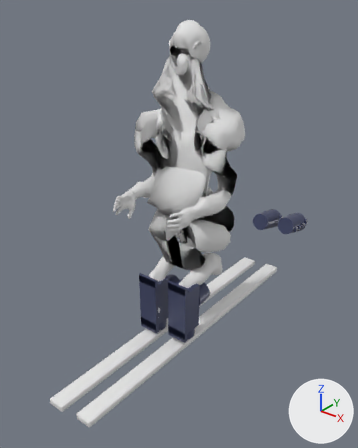
Renders of the glTF model assets/athlete_body.glb from each side of a commit.
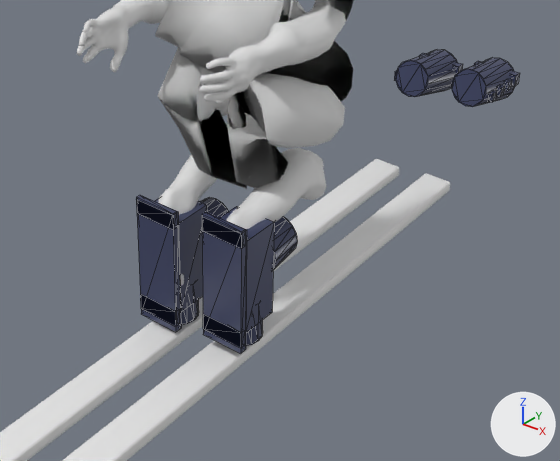
Each version is shown whole from a 50 mm camera at (1.29, -1.67, 0.58) aimed at (-0.05, 0.01, -0.45), then close up on the part from 22% to 91% of the width and 42% to 87% of the height. Every picture has the same lights, and +X, +Y and +Z are marked at lower right. The last two pictures show the newer version. The close-ups show mesh edges as thin lines. Vertices at exactly the same position are counted once.

In view in the first close-up: 'athleteBody', 'athleteBootL', 'athleteBootR', 'skiL', 'skiR'.
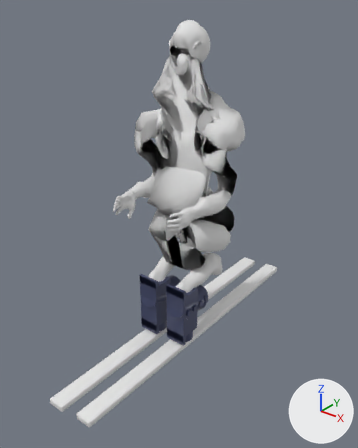
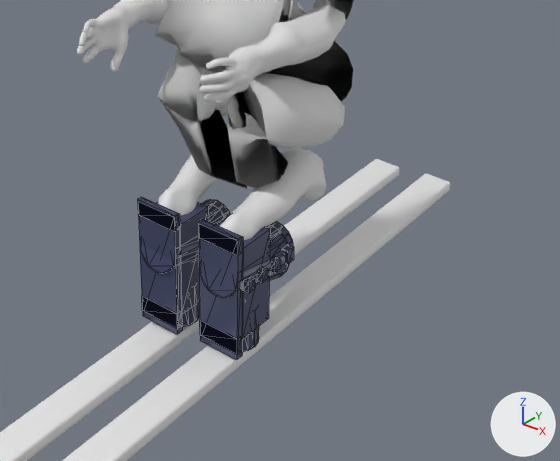
What differs and where, as boxes (x1, y1, x2, y2) in the close-ups (560 x 461 px; the box of a moved part takes in the faces that stretch with it):
```json
{"object": "athleteBootR", "change": "reshaped", "before": [202, 58, 519, 354], "after": [198, 218, 294, 360], "on screen": "69% narrower, 52% shorter"}
{"object": "athleteBootL", "change": "reshaped", "before": [136, 50, 463, 332], "after": [138, 197, 230, 334], "on screen": "72% narrower, 51% shorter"}
{"part": 1, "of": "me_athletebootl", "change": "moved or reshaped", "before": [396, 50, 458, 97], "after": [140, 213, 226, 273]}
{"part": 2, "of": "me_athletebootl", "change": "moved or reshaped", "before": [419, 53, 463, 74], "on screen": "not visible afterwards"}
{"part": 3, "of": "me_athletebootr", "change": "moved or reshaped", "before": [202, 217, 247, 354], "after": [198, 223, 243, 360]}
{"part": 4, "of": "me_athletebootr", "change": "moved or reshaped", "before": [203, 314, 245, 348], "after": [199, 320, 241, 354]}
{"part": 5, "of": "me_athletebootr", "change": "moved or reshaped", "before": [202, 212, 245, 248], "after": [198, 219, 242, 255]}
{"part": 6, "of": "me_athletebootr", "change": "moved or reshaped", "before": [220, 206, 274, 333], "after": [216, 218, 270, 339]}
{"part": 7, "of": "me_athletebootr", "change": "moved or reshaped", "before": [246, 320, 263, 346], "after": [242, 326, 259, 352]}
{"part": 8, "of": "me_athletebootr", "change": "moved or reshaped", "before": [273, 217, 298, 270], "after": [267, 221, 294, 246]}
{"part": 9, "of": "me_athletebootr", "change": "moved or reshaped", "before": [452, 58, 515, 107], "after": [199, 234, 290, 298]}
{"part": 10, "of": "me_athletebootr", "change": "moved or reshaped", "before": [474, 61, 519, 87], "after": [282, 244, 294, 264]}
{"part": 11, "of": "me_athletebootr", "change": "moved or reshaped", "before": [488, 90, 497, 103], "after": [243, 276, 255, 293]}
{"part": 12, "of": "me_athletebootr", "change": "moved or reshaped", "before": [496, 85, 504, 97], "after": [257, 266, 268, 283]}
{"part": 13, "of": "me_athletebootr", "change": "moved or reshaped", "before": [505, 79, 512, 91], "after": [271, 257, 281, 273]}
```

The change, as JSON lines over the scene's bpy script:
```json
{"block": "me_athletebootl", "where": "# used by ob_athletebootl; location = (0.0, 0.0, 0.0)"}
{"op": "remove", "block": "me_athletebootl", "code": "me_athletebootl.from_pydata(...)  # 168 vertices, 288 faces; spans x -0.149..-0.02, y -0.188..1.066, z -0.988..-0.674"}
{"op": "add", "block": "me_athletebootl", "code": "me_athletebootl.from_pydata(...)  # 168 vertices, 288 faces; spans x -0.145..-0.016, y -0.197..0.015, z -0.991..-0.677"}
{"block": "me_athletebootl", "change": "me_athletebootl part 1: the loose piece of 32 vertices spanning x -0.145..-0.023, y 0.871..1.066, z -0.877..-0.73 is moved by (0.004, -1.068, -0.003)"}
{"block": "me_athletebootl", "change": "me_athletebootl part 2: the loose piece of 8 vertices spanning x -0.148..-0.02, y 1.036..1.06, z -0.816..-0.782 is moved by (0.004, -1.068, -0.003)"}
{"block": "me_athletebootl", "change": "other edits to the shape of me_athletebootl do not show in these pictures"}
{"block": "me_athletebootr", "where": "# used by ob_athletebootr; location = (0.0, 0.0, 0.0)"}
{"op": "remove", "block": "me_athletebootr", "code": "me_athletebootr.from_pydata(...)  # 168 vertices, 288 faces; spans x 0.02..0.149, y -0.172..1.082, z -0.972..-0.658"}
{"op": "add", "block": "me_athletebootr", "code": "me_athletebootr.from_pydata(...)  # 168 vertices, 288 faces; spans x 0.01..0.139, y -0.181..0.031, z -0.993..-0.679"}
{"block": "me_athletebootr", "change": "me_athletebootr part 3: the loose piece of 8 vertices spanning x 0.033..0.135, y -0.172..-0.154, z -0.963..-0.663 is moved by (-0.009, 0.0, -0.021)"}
{"block": "me_athletebootr", "change": "me_athletebootr part 4: the loose piece of 8 vertices spanning x 0.032..0.136, y -0.172..-0.16, z -0.948..-0.908 is moved by (-0.009, 0.0, -0.021)"}
{"block": "me_athletebootr", "change": "me_athletebootr part 5: the loose piece of 8 vertices spanning x 0.032..0.136, y -0.172..-0.16, z -0.698..-0.658 is moved by (-0.009, 0.0, -0.021)"}
{"block": "me_athletebootr", "change": "me_athletebootr part 6: the loose piece of 8 vertices spanning x 0.035..0.133, y -0.154..-0.059, z -0.923..-0.693 is moved by (-0.009, 0.0, -0.021)"}
{"block": "me_athletebootr", "change": "me_athletebootr part 7: the loose piece of 32 vertices spanning x 0.036..0.132, y -0.154..-0.058, z -0.972..-0.874 is moved by (-0.009, 0.0, -0.021)"}
{"block": "me_athletebootr", "change": "me_athletebootr part 8: the loose piece of 32 vertices spanning x 0.028..0.14, y -0.059..0.031, z -0.844..-0.732 is moved by (-0.009, 0.0, -0.021)"}
{"block": "me_athletebootr", "change": "me_athletebootr part 9: the loose piece of 32 vertices spanning x 0.023..0.145, y 0.887..1.082, z -0.861..-0.714 is moved by (-0.009, -1.068, -0.021)"}
{"block": "me_athletebootr", "change": "me_athletebootr part 10: the loose piece of 8 vertices spanning x 0.02..0.148, y 1.052..1.076, z -0.8..-0.766 is moved by (-0.009, -1.068, -0.021)"}
{"block": "me_athletebootr", "change": "me_athletebootr part 11: the loose piece of 8 vertices spanning x 0.135..0.149, y 0.916..0.936, z -0.796..-0.77 is moved by (-0.009, -1.068, -0.021)"}
{"block": "me_athletebootr", "change": "me_athletebootr part 12: the loose piece of 8 vertices spanning x 0.135..0.149, y 0.961..0.981, z -0.796..-0.77 is moved by (-0.009, -1.068, -0.021)"}
{"block": "me_athletebootr", "change": "me_athletebootr part 13: the loose piece of 8 vertices spanning x 0.135..0.149, y 1.006..1.026, z -0.796..-0.77 is moved by (-0.009, -1.068, -0.021)"}
{"block": "me_athletebootr", "change": "other edits to the shape of me_athletebootr do not show in these pictures"}
```
